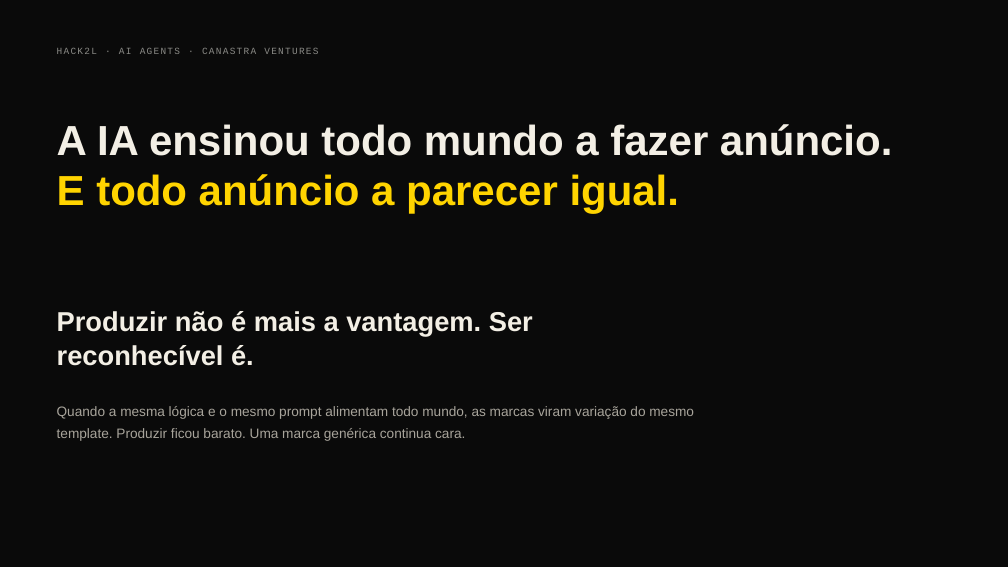
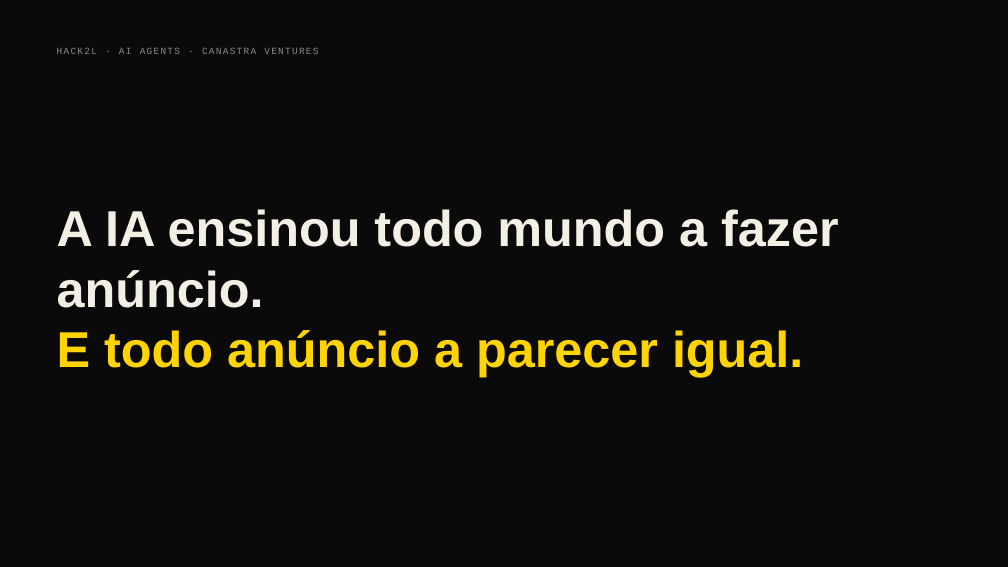
Before and after one commit to julio-amaral-oliveira/hack2L, a slide deck: slide 1 of deck/BrandLoop-deck.pptx. Drawn at 1008x567 pixels with LibreOffice and Linux fonts; fonts in the diff are those of the drawing. Boxes give left, top, right and bottom in pixels: in the first picture for what was removed or moved away, otherwise in the second. Text is boxed around its words. In the diff, an @@ line names an element or a change of style, - is before the commit and + after.

```diff
--- a/deck/BrandLoop-deck.pptx
+++ b/deck/BrandLoop-deck.pptx
@@ text "A IA ensinou todo mundo ...": place and size @@
-text "A IA ensinou todo mundo ..." at (57,124,892,214)
+text "A IA ensinou todo mundo ..." at (57,209,839,377)
@@ text "A IA ensinou todo mundo ..." at (57,209,839,377): size 40 to 48 pt @@
@@ text removed at (57,311,533,366) @@
-Produzir não é mais a vantagem. Ser reconhecível é.
@@ text removed at (57,406,694,441) @@
-Quando a mesma lógica e o mesmo prompt alimentam todo mundo, as marcas viram variação do mesmo template. Produzir ficou barato. Uma marca genérica continua cara.
```
Also in this commit, not shown: 1 other slide changed, 3 other files.
